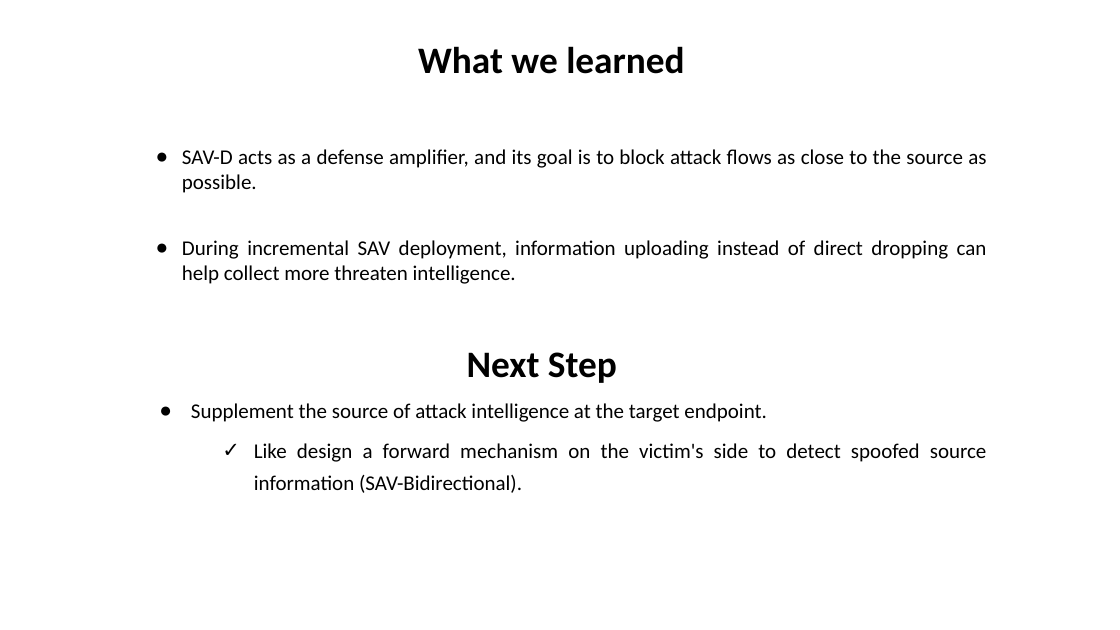
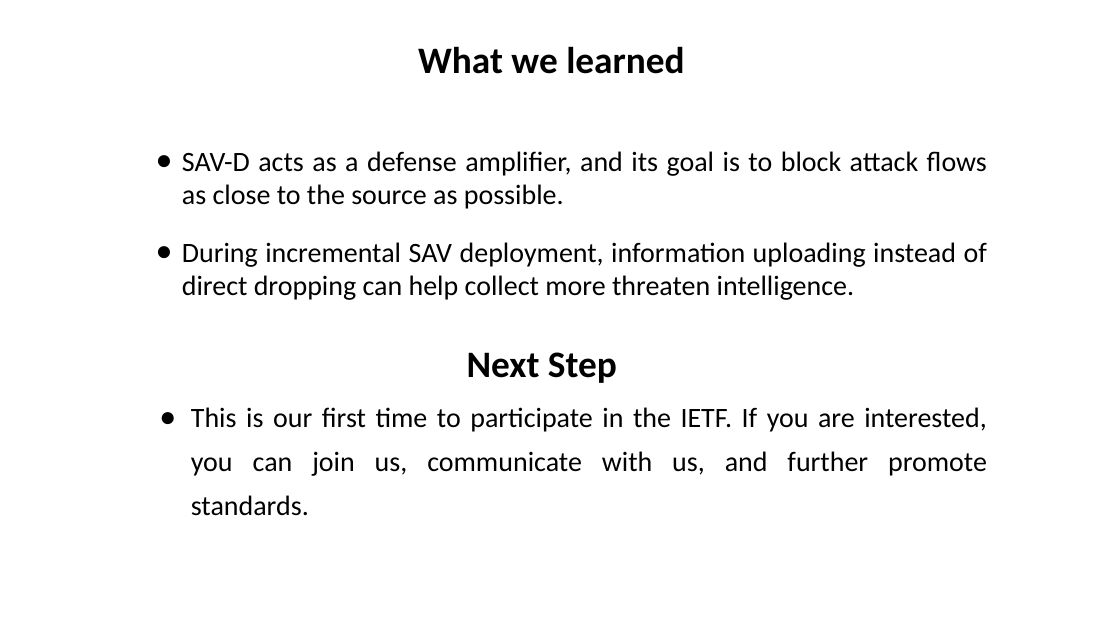
Before and after one commit to IETF-Hackathon/ietf119-project-presentations, a slide deck: slide 6 of ietf-119-hackathon-SAVA-Anti-DDoS.pptx. Drawn at 1120x630 pixels with LibreOffice and Linux fonts; fonts in the diff are those of the drawing. Boxes give left, top, right and bottom in pixels: in the first picture for what was removed or moved away, otherwise in the second. Text is boxed around its words. In the diff, an @@ line names an element or a change of style, - is before the commit and + after.

```diff
--- a/ietf-119-hackathon-SAVA-Anti-DDoS.pptx
+++ b/ietf-119-hackathon-SAVA-Anti-DDoS.pptx
@@ text "SAV-D acts as a defense ..." at [182,151,987,209]: size 18 to 24 pt @@
@@ text "During incremental SAV deployment, information ..." at [182,242,987,300]: size 18 to 24 pt @@
@@ text at [191,407,987,476]: text changed; size 18 to 24 pt @@
-● Supplement the source of attack intelligence at the target endpoint.
-  ✓ Like design a forward mechanism on the victim's side to detect spoofed source information (SAV-Bidirectional).
+● This is our first time to participate in the IETF. If you are interested, you can join us, communicate with us, and further promote standards.
```
Also in this commit, not shown: 3 other slides changed.
